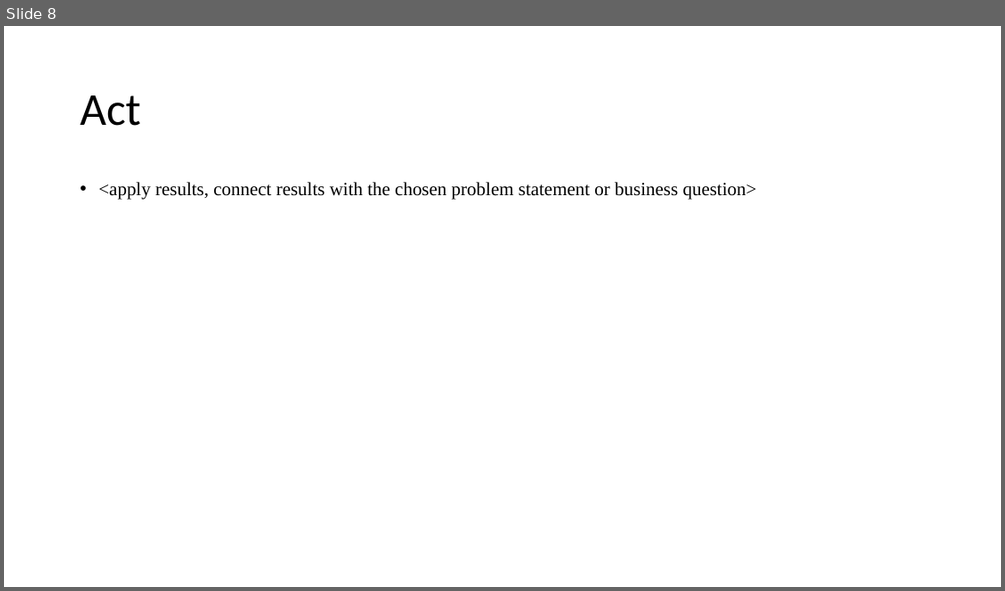
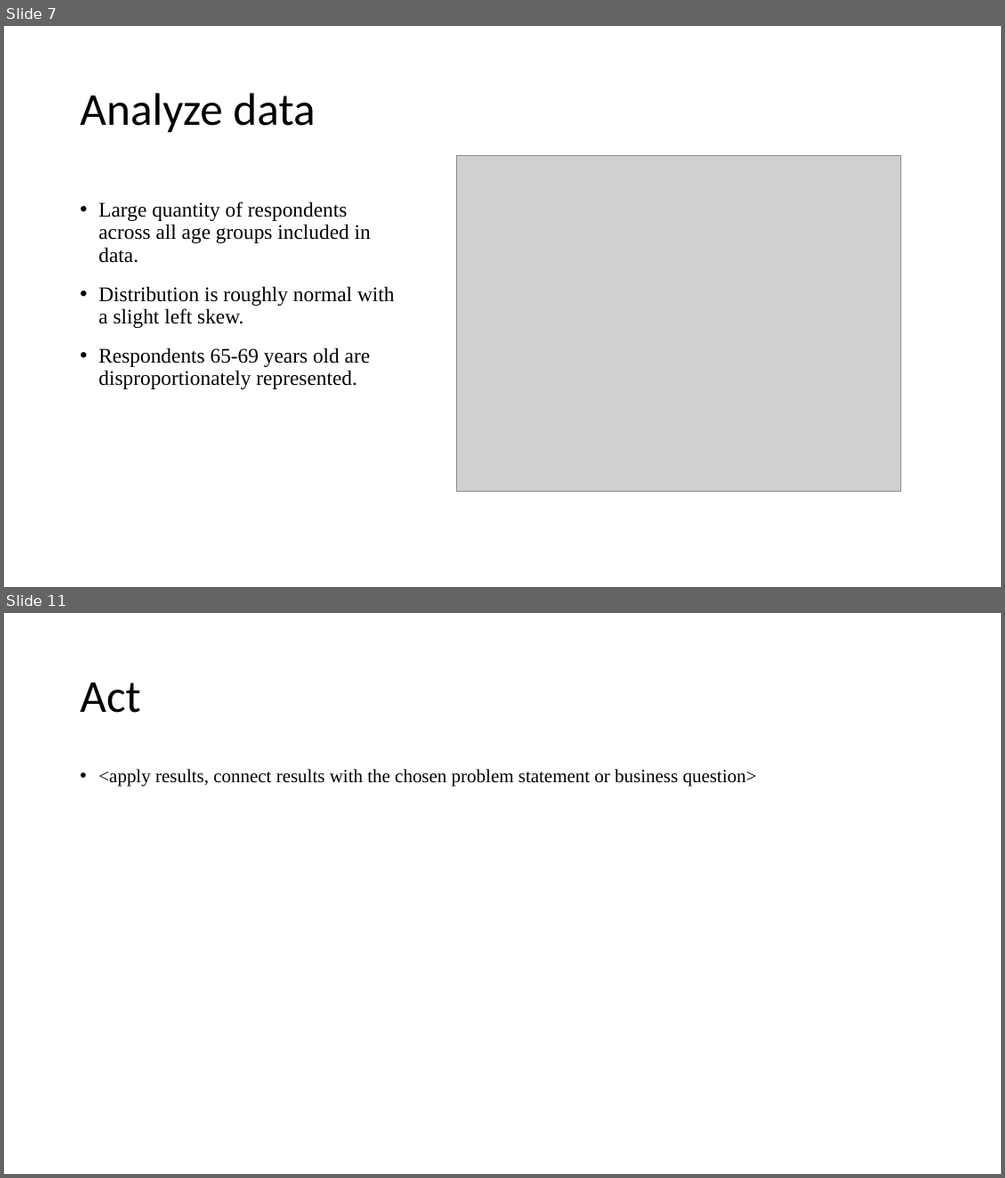
Before and after one commit to jfisher43/ana500, a slide deck: FisherJ_ANA500_Micro-Project_template.pptx. Shown one above the other, each under a label of ours: slide 8 before the commit, slides 7 and 11 after it; the slides between them are not shown. The pictures are 1005x591 and 1005x1178 pixels, drawn with LibreOffice and Linux fonts; fonts in the diff are those of the drawing; grey boxes stand for pictures. Boxes give left, top, right and bottom in pixels: in the first picture for what was removed or moved away, otherwise in the second. Text is boxed around its words. In the diff, an @@ line names an element or a change of style, - is before the commit and + after.

```diff
--- a/FisherJ_ANA500_Micro-Project_template.pptx
+++ b/FisherJ_ANA500_Micro-Project_template.pptx
@@ slide 7 added at (4, 26, 1001, 587), background #FFFFFF @@
@@ title added at (80, 93, 315, 133), 44 pt, text #000000 @@
+Analyze data
@@ picture added at (456, 156, 901, 491) @@
@@ text added at (98, 201, 394, 389), 20 pt, text #000000 @@
+• Large quantity of respondents across all age groups included in data.
+• Distribution is roughly normal with a slight left skew.
+• Respondents 65-69 years old are disproportionately represented.
@@ what was slide 8 is now slide 11 @@
```
Also in this commit, not shown: 6 slides changed, 3 other slides added, 1 slide removed, 3 other files.
